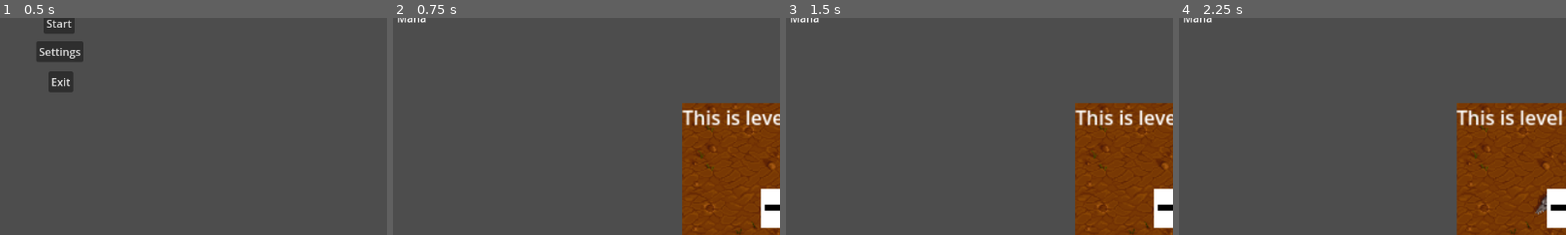
Above: before the commit, frames 1-4 (left to right).
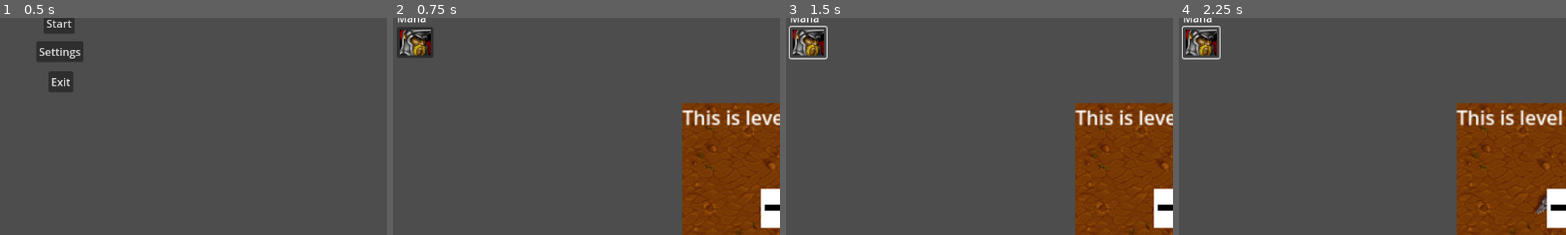
Above: after the commit, the same moments.

Repository: kisleevship/Mythmania
Game: Godot game, scene res://scenes/Main.tscn
The game is run twice, just before and just after one commit, with the same random seed, the same clock (stepped at 60 frames per second) and the same inputs.
Inputs (mouse positions are % of the whole screen's width and height, from its top left):
- Up to frame 1 (0.5 s): no input
- Up to frame 2 (0.75 s): click "Start" at 0.5 s
- Up to frame 3 (1.5 s): click (3, 12) at 1.27 s
- Up to frame 4 (2.25 s): tap Enter at 2 s; hold D (right) from 2.03 s (still down)
The pictures show only the part of the screen within x 0-50%, y 6-56%; the shares and areas given below are measured in that part.

Frame 1 is identical in both runs. In frame 2, 1.1% of the frame differs, in the area x 1-11%, y 4-19%; in frame 3, 1.1%; in frame 4, 1.1%.

Commit message:
Smaple spawn button added with sample ico. Button click only print logs

Diff:
--- a/scenes/ui/Hud.tscn
+++ b/scenes/ui/Hud.tscn
@@ -1,6 +1,7 @@
-[gd_scene load_steps=2 format=3 uid="uid://7hmkqmdonq45"]
+[gd_scene load_steps=3 format=3 uid="uid://7hmkqmdonq45"]
 
 [ext_resource type="Script" path="res://scripts/ui/Hud.gd" id="1_p38dj"]
+[ext_resource type="Texture2D" uid="uid://fsehj2h254wr" path="res://assets/icons/footman_ico.png" id="2_suv55"]
 
 [node name="Hud" type="Node2D"]
 position = Vector2(6, 5)
@@ -16,3 +17,12 @@
 offset_right = 44.0
 offset_bottom = 47.0
 text = "Mana"
+
+[node name="Button" type="Button" parent="."]
+offset_top = 49.0
+offset_right = 54.0
+offset_bottom = 95.0
+tooltip_text = "Spawn footman"
+icon = ExtResource("2_suv55")
+
+[connection signal="pressed" from="Button" to="." method="_on_button_pressed"]
--- a/scripts/ui/Hud.gd
+++ b/scripts/ui/Hud.gd
@@ -9,3 +9,7 @@
 # Called every frame. 'delta' is the elapsed time since the previous frame.
 func _process(delta):
 	pass
+
+
+func _on_button_pressed():
+	print("Footman spawn called")
Binary file added: assets/icons/footman_ico.png
Not shown, added: assets/icons/footman_ico.png.import
Binary file added: assets/icons/icons.png
Not shown, added: assets/icons/icons.png.import
